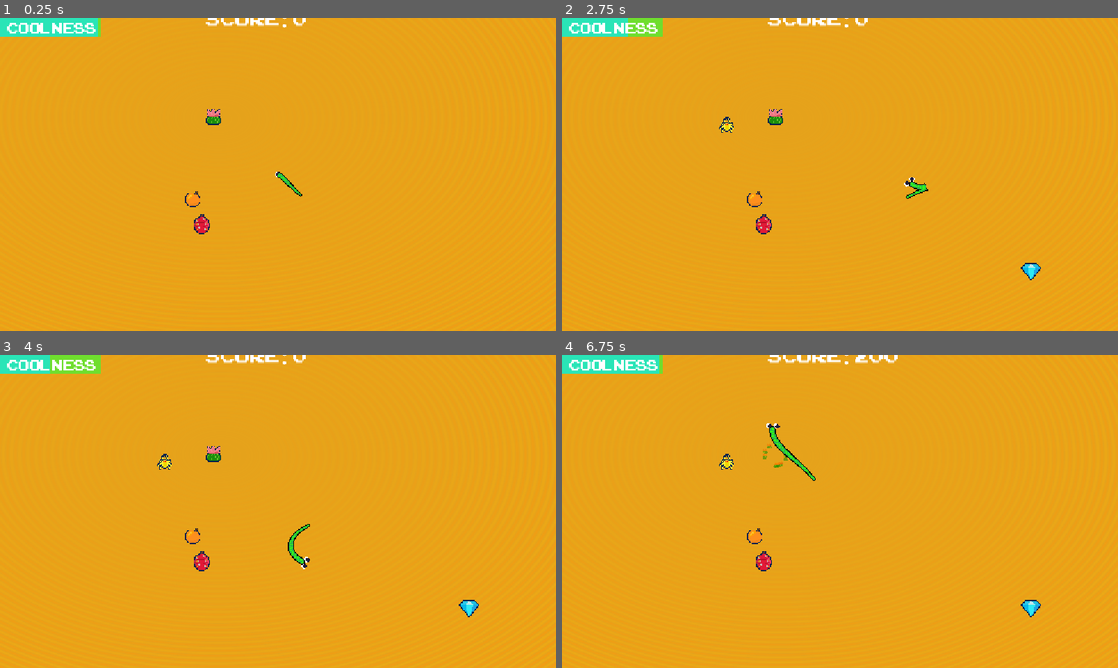
Above: before the commit, frames 1-4 (two rows, left to right).
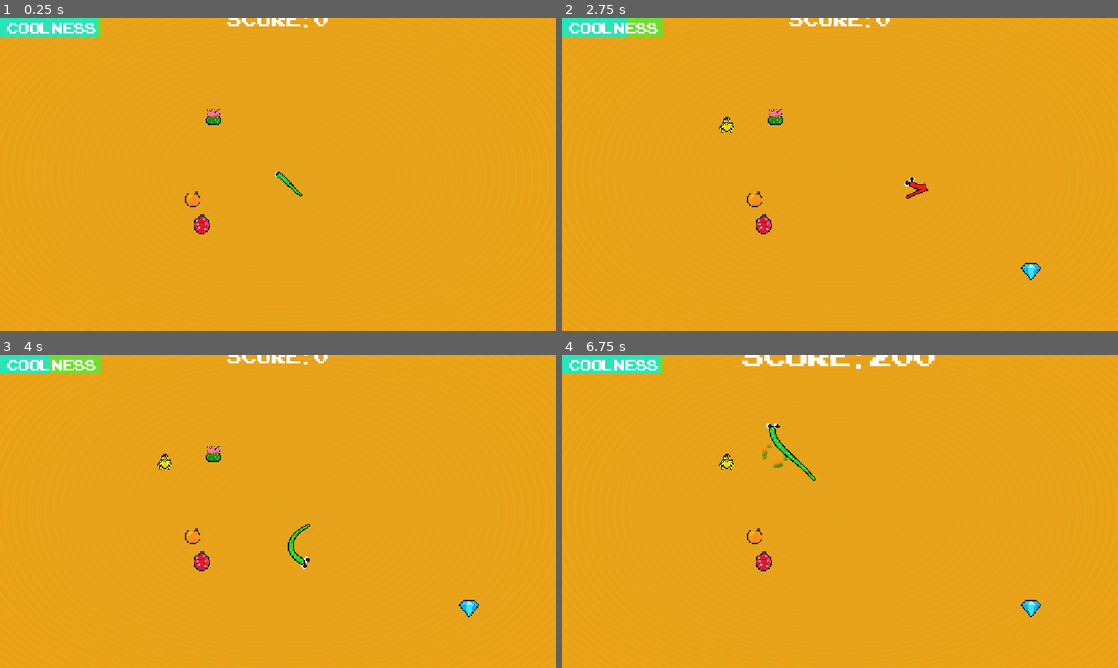
Above: after the commit, the same moments.

Repository: LeviathanGamez/Coil-Rush
Game: Godot game, scene res://scenes/main.tscn
Same seed, same stepped clock (60 frames per second), same inputs: the game is played once before the commit and once after it.
Inputs (mouse positions are in pixels of both pictures, inside the frame that each line leads up to):
- Up to frame 1 (0.25 s): no input
- Up to frame 2 (2.75 s): tap Enter at 0.5 s; move the mouse to (962, 158) at 0.52 s; hold Right 0.53-1.28 s; hold Space (click) 0.53-1.28 s; click (962, 158) at 0.67 s; move the mouse to (728, 190) at 1.27 s; hold Down 1.28-2.03 s; tap Alt at 1.35 s; move the mouse to (895, 105) at 2.02 s; hold Right from 2.03 s (still down); tap Shift at 2.1 s
- Up to frame 3 (4 s): move the mouse to (250, 574) at 2.77 s; release Right at 2.78 s; hold Up 2.78-3.53 s; tap Space (click) at 2.85 s; click (250, 574) at 2.92 s; move the mouse to (444, 558) at 3.52 s; hold Left from 3.53 s (still down); tap Alt at 3.6 s
- Up to frame 4 (6.75 s): move the mouse to (673, 464) at 4.27 s; tap Shift at 4.35, 6.6 s; move the mouse to (867, 511) at 5.02 s; release Left at 5.03 s; hold Down 5.03-5.78 s; hold Space (click) 5.03-5.78 s; click (867, 511) at 5.17 s; move the mouse to (756, 433) at 5.77 s; hold Right 5.78-6.53 s; tap Alt at 5.85 s; move the mouse to (962, 495) at 6.52 s; hold Up from 6.53 s (still down)

The runs differ from the first frame. In frame 1, 0.3% of the frame differs, in the area x 37-59%, y 0-4%; in frame 2, 0.4%; in frame 3, 0.3%; in frame 4, 0.8%, in the area x 32-68%, y 0-36%.
Error in both runs: Invalid type in function 'lerp' in base 'Vector2'. Cannot convert argument 1 from Nil to Vector2. (res://classes/head.gd:37)

Commit message:
Added red hitflash for snake and added tween for score in the top

Diff:
--- a/procedural-life/entities/snake2/snake_2.gd
+++ b/procedural-life/entities/snake2/snake_2.gd
@@ -20,12 +20,19 @@
 var colors : Array = [Color.RED,Color.ORANGE,Color.YELLOW,Color.GREEN,Color.CYAN,Color.BLUE,Color.PURPLE,Color.DEEP_PINK]
 var eyeball_movement = 0.007
 
+var color1
+var color2
+var color3
+
 func _ready() -> void:
 	head = Head.new(Vector2(0,0),radius)
 	head.death.connect(kill.bind("exited boundry of map"))
 	make_joints()
 	Manager.make_more_joints.connect(make_joints)
 	collision.shape.radius = int(radius)
+	color1 = body.material.get_shader_parameter("Color1")
+	color2 = body.material.get_shader_parameter("Color2")
+	color3 = body.material.get_shader_parameter("Color3")
 
 
 func make_joints():
@@ -95,6 +102,15 @@
 
 	if collision:
 		Manager.combo = 1
+
+		print("co",color1)
+		body.material.set_shader_parameter("Color1", Color("#fb1818"))
+		body.material.set_shader_parameter("Color2", Color("#fb1818"))
+		body.material.set_shader_parameter("Color3", Color("#fb1818"))
+		await get_tree().create_timer(0.2).timeout
+		body.material.set_shader_parameter("Color1", color1)
+		body.material.set_shader_parameter("Color2", color2)
+		body.material.set_shader_parameter("Color3", color3)
 		collision = false
 
 func kill(text):
--- a/procedural-life/particles/fruit_particles.tscn
+++ b/procedural-life/particles/fruit_particles.tscn
@@ -10,12 +10,12 @@
 [node name="FruitParticles" type="CPUParticles2D" unique_id=879729058]
 modulate = Color(1, 0.984375, 0, 0.56078434)
 emitting = false
-amount = 9
+amount = 12
 texture = ExtResource("1_1gfn5")
 lifetime = 0.5
 one_shot = true
 explosiveness = 1.0
-randomness = 1.0
+randomness = 0.41
 spread = 180.0
 gravity = Vector2(0, 0)
 initial_velocity_min = 100.0
--- a/procedural-life/scenes/main.tscn
+++ b/procedural-life/scenes/main.tscn
@@ -46,10 +46,10 @@
 [node name="TextureRect" type="TextureRect" parent="." unique_id=843239813]
 z_index = -1
 material = SubResource("ShaderMaterial_o5qli")
-offset_left = -1655.0
-offset_top = -1106.0
-offset_right = 1309.0
-offset_bottom = 773.0
+offset_left = -1482.0
+offset_top = -939.5
+offset_right = 1482.0
+offset_bottom = 939.5
 texture = SubResource("GradientTexture2D_3381y")
 
 [node name="Spawner" type="Node" parent="." unique_id=221507695]
@@ -73,6 +73,8 @@
 theme_override_fonts/font = ExtResource("6_tefeu")
 theme_override_font_sizes/font_size = 80
 text = "Score: 1000"
+horizontal_alignment = 1
+vertical_alignment = 1
 script = ExtResource("8_tipki")
 
 [node name="ComboRect" type="ColorRect" parent="UI" unique_id=856001409]
--- a/procedural-life/scripts/label.gd
+++ b/procedural-life/scripts/label.gd
@@ -14,6 +14,13 @@
 @onready var fruit_node : Node = $"../../Fruits"
 @onready var artifact_node : Node = $"../../Artifacts"
 
+
+var tween : Tween
+
+var artifact_worth : int = 1000
+
+func _ready():
+	pivot_offset = size / 2
 func _process(_delta):
 	for fruit in fruit_node.get_children():
 		if not fruit.eat.is_connected(change_score):
@@ -27,13 +34,29 @@
 	combo_rect.size.x = combo_label.size.x + 28
 	combo_rect2.size.x = combo_rect.size.x * (combo_timer.time_left/ combo_timer.wait_time)
 	cool_rect2.size.x = cool_rect.size.x * (coolness_timer.time_left/coolness_timer.wait_time)
+
 func change_score(value):
 	Manager.score += value * Manager.combo
 	coolness_timer.start()
+	expand()
+
+
 
 func change_combo(value):
 	Manager.combo += value
+	Manager.score += artifact_worth * Manager.combo
 	combo_timer.start()
+	expand()
+
+func expand():
+	if tween:
+		tween.kill()
+	tween = create_tween()
+	tween.set_ease(Tween.EASE_IN)
+	tween.tween_property(self, "scale", Vector2(1.5,1.5), 0.1)
+	tween.set_ease(Tween.EASE_OUT)
+	tween.tween_property(self, "scale", Vector2.ONE, 2).set_delay(0.1)
+
 
 func _on_combotimer_timeout() -> void:
 	Manager.combo = 1
